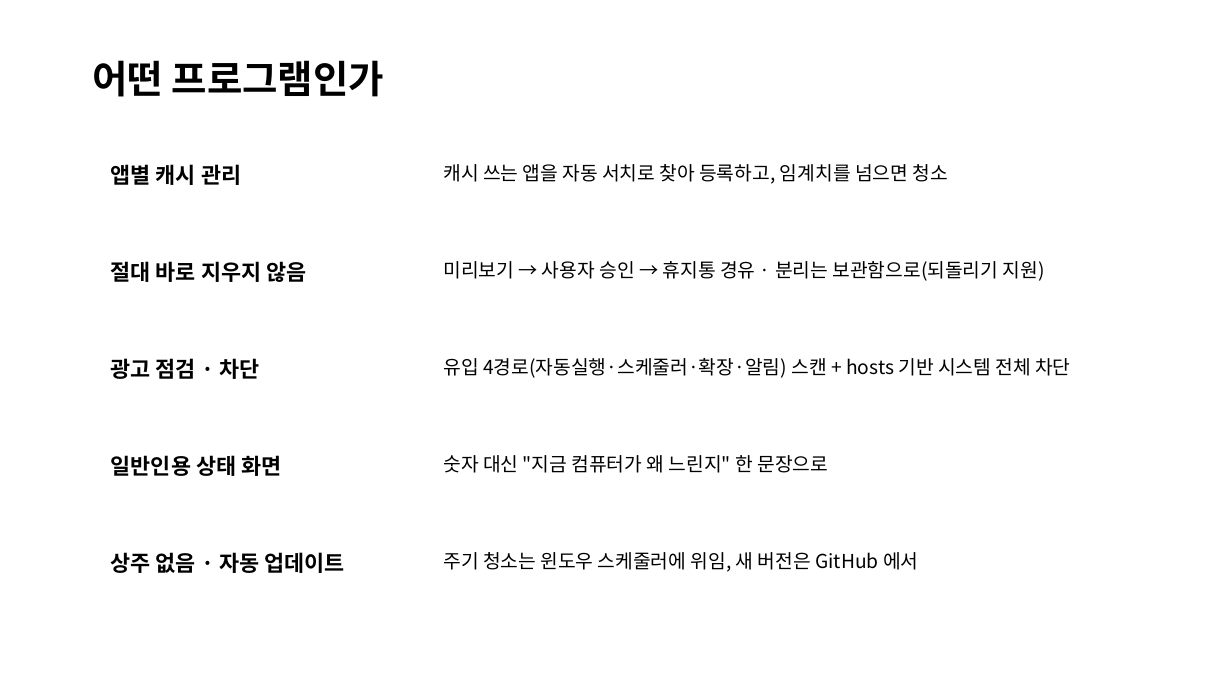
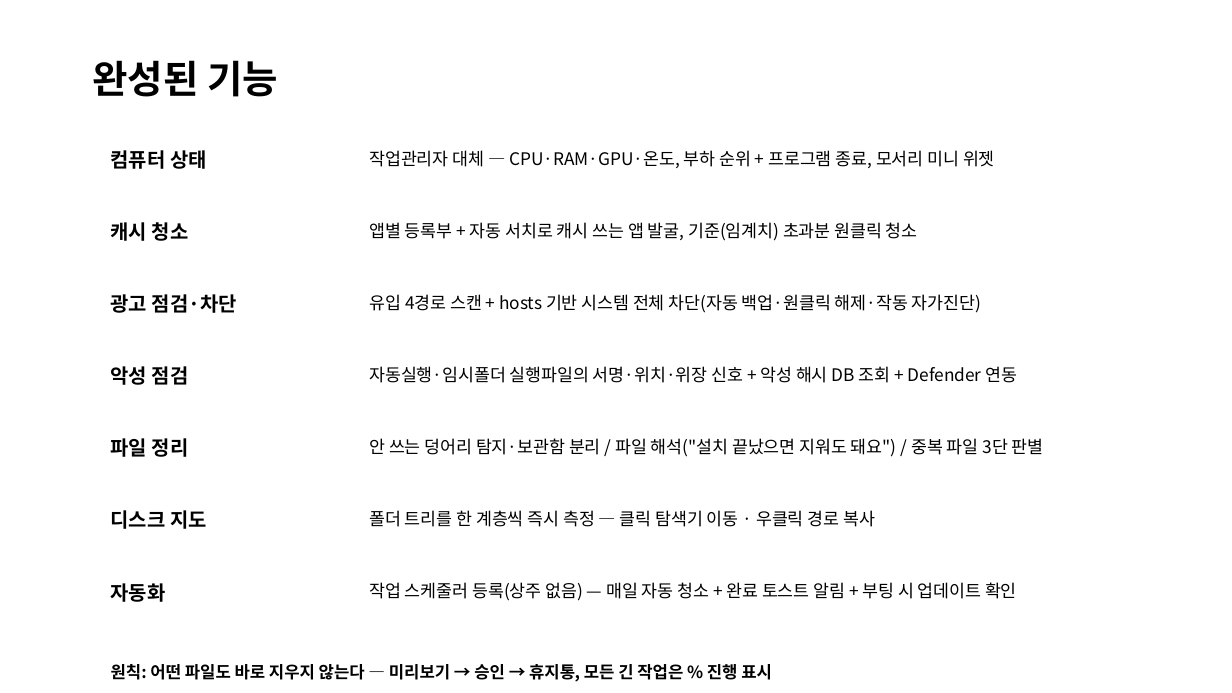
Before and after one commit to chainedcreeper/malkkeumi, a slide deck: slide 3 of 말끔이_발표.pptx (slide 2 before the commit). Drawn at 1232x693 pixels with LibreOffice and Linux fonts; fonts in the diff are those of the drawing. Boxes give left, top, right and bottom in pixels: in the first picture for what was removed or moved away, otherwise in the second. Text is boxed around its words. In the diff, an @@ line names an element or a change of style, - is before the commit and + after.

```diff
--- a/말끔이_발표.pptx
+++ b/말끔이_발표.pptx
@@ text at bbox=[92, 60, 278, 97]: text changed @@
-어떤 프로그램인가
+완성된 기능
@@ text removed at bbox=[111, 164, 241, 185] @@
-앱별 캐시 관리
@@ text added at bbox=[111, 150, 207, 169], 15.5 pt, text #000000, bold @@
+컴퓨터 상태
@@ text added at bbox=[369, 150, 995, 168], 13.5 pt, text #000000 @@
+작업관리자 대체 — CPU·RAM·GPU·온도, 부하 순위 + 프로그램 종료, 모서리 미니 위젯
@@ text removed at bbox=[443, 164, 947, 184] @@
-캐시 쓰는 앱을 자동 서치로 찾아 등록하고, 임계치를 넘으면 청소
@@ text added at bbox=[111, 222, 189, 241], 15.5 pt, text #000000, bold @@
+캐시 청소
@@ text added at bbox=[369, 222, 918, 241], 13.5 pt, text #000000 @@
+앱별 등록부 + 자동 서치로 캐시 쓰는 앱 발굴, 기준(임계치) 초과분 원클릭 청소
@@ text removed at bbox=[111, 261, 306, 282] @@
-절대 바로 지우지 않음
@@ text removed at bbox=[443, 261, 1045, 281] @@
-미리보기 → 사용자 승인 → 휴지통 경유 · 분리는 보관함으로(되돌리기 지원)
@@ text at bbox=[111, 294, 237, 313]: text changed; size 17 to 15.5 pt @@
-광고 점검 · 차단
+광고 점검·차단
@@ text at bbox=[369, 294, 981, 313]: text changed; size 15 to 13.5 pt @@
-유입 4경로(자동실행·스케줄러·확장·알림) 스캔 + hosts 기반 시스템 전체 차단
+유입 4경로 스캔 + hosts 기반 시스템 전체 차단(자동 백업·원클릭 해제·작동 자가진단)
@@ text added at bbox=[111, 366, 189, 385], 15.5 pt, text #000000, bold @@
+악성 점검
@@ text added at bbox=[369, 366, 1018, 383], 13.5 pt, text #000000 @@
+자동실행·임시폴더 실행파일의 서명·위치·위장 신호 + 악성 해시 DB 조회 + Defender 연동
@@ text added at bbox=[111, 438, 189, 457], 15.5 pt, text #000000, bold @@
+파일 정리
@@ text added at bbox=[369, 438, 1044, 457], 13.5 pt, text #000000 @@
+안 쓰는 덩어리 탐지·보관함 분리 / 파일 해석("설치 끝났으면 지워도 돼요") / 중복 파일 3단 판별
@@ text removed at bbox=[111, 455, 281, 476] @@
-일반인용 상태 화면
@@ text removed at bbox=[443, 455, 828, 473] @@
-숫자 대신 "지금 컴퓨터가 왜 느린지" 한 문장으로
@@ text added at bbox=[111, 510, 207, 529], 15.5 pt, text #000000, bold @@
+디스크 지도
@@ text added at bbox=[369, 510, 875, 527], 13.5 pt, text #000000 @@
+폴더 트리를 한 계층씩 즉시 측정 — 클릭 탐색기 이동 · 우클릭 경로 복사
@@ text removed at bbox=[111, 552, 344, 573] @@
-상주 없음 · 자동 업데이트
@@ text removed at bbox=[443, 552, 918, 572] @@
-주기 청소는 윈도우 스케줄러에 위임, 새 버전은 GitHub 에서
@@ text added at bbox=[111, 583, 166, 602], 15.5 pt, text #000000, bold @@
+자동화
@@ text added at bbox=[369, 582, 1017, 601], 13.5 pt, text #000000 @@
+작업 스케줄러 등록(상주 없음) — 매일 자동 청소 + 완료 토스트 알림 + 부팅 시 업데이트 확인
@@ text added at bbox=[111, 664, 772, 682], 13 pt, text #000000, bold @@
+원칙: 어떤 파일도 바로 지우지 않는다 — 미리보기 → 승인 → 휴지통, 모든 긴 작업은 % 진행 표시
```
Also in this commit, not shown: 2 other slides changed, 1 slide added, 1 other file.
